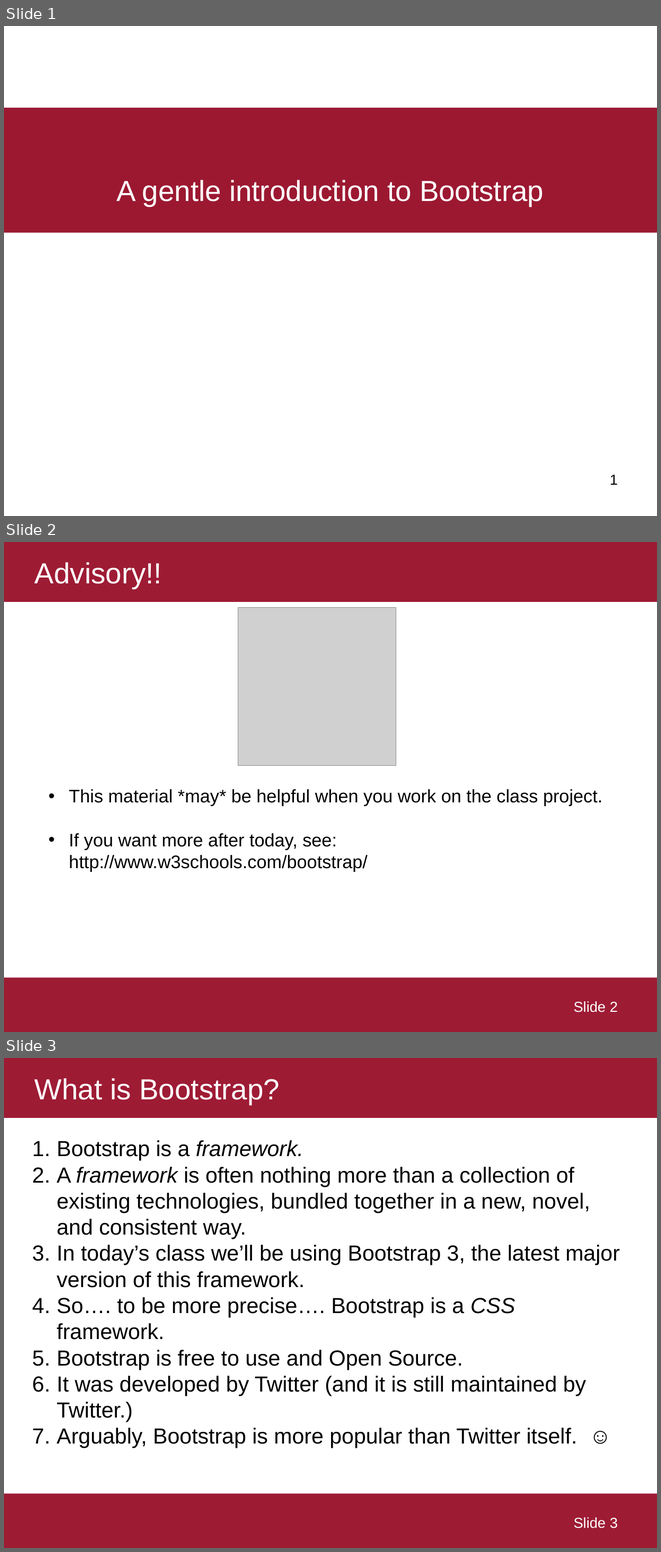
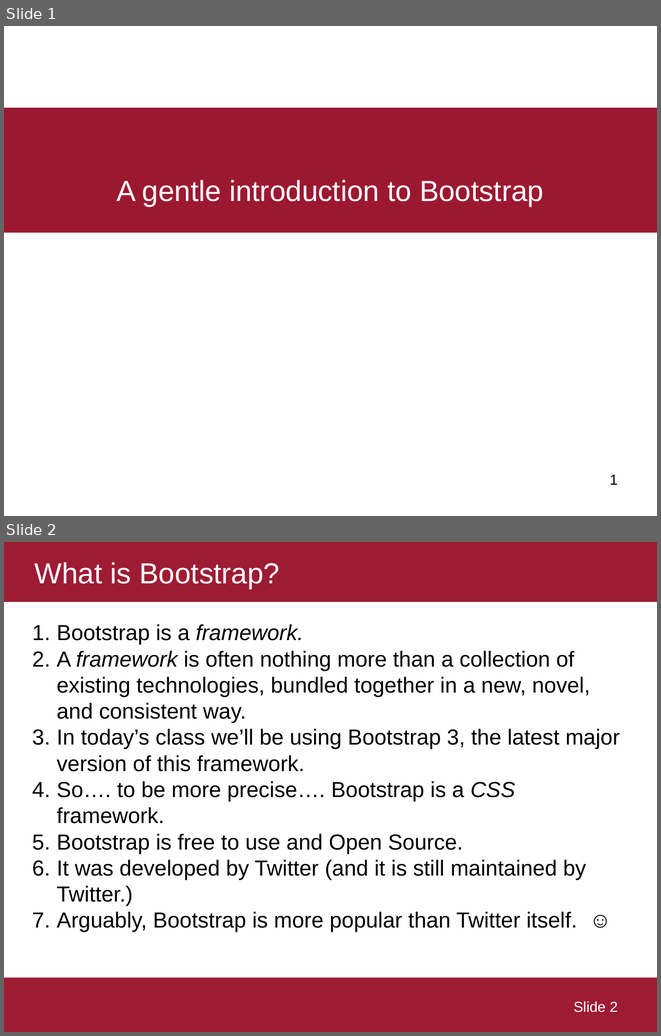
Before and after one commit to ekof-dss/teaching-samples-2021-22, a slide deck: presentations/03-03-gentle-introduction-to-bootstrap.ppt. Shown one above the other, each under a label of ours: slides 1, 2 and 3 before the commit, slides 1 and 2 after it. The pictures are 661x1552 and 661x1036 pixels, drawn with LibreOffice and Linux fonts; fonts in the diff are those of the drawing; grey boxes stand for pictures. Boxes give left, top, right and bottom in pixels: in the first picture for what was removed or moved away, otherwise in the second. Text is boxed around its words. In the diff, an @@ line names an element or a change of style, - is before the commit and + after.

```diff
--- a/presentations/03-03-gentle-introduction-to-bootstrap.ppt
+++ b/presentations/03-03-gentle-introduction-to-bootstrap.ppt
@@ slide 2 removed at [4, 542, 657, 1032], background #FFFFFF; not listed: 1 template element that a slide beside it also shows @@
@@ title removed at [4, 542, 657, 602] @@
-Advisory!!
@@ picture removed at [238, 607, 396, 765] @@
@@ text removed at [69, 789, 602, 871] @@
-• This material *may* be helpful when you work on the class project.
-• If you want more after today, see: http://www.w3schools.com/bootstrap/
@@ page number removed at [574, 1001, 618, 1012] @@
-Slide 2
@@ what was slide 3 is now slide 2 @@
@@ page number at [574, 1001, 618, 1012]: text changed @@
-Slide 3
+Slide 2
```
Also in this commit, not shown: 2 other files.
